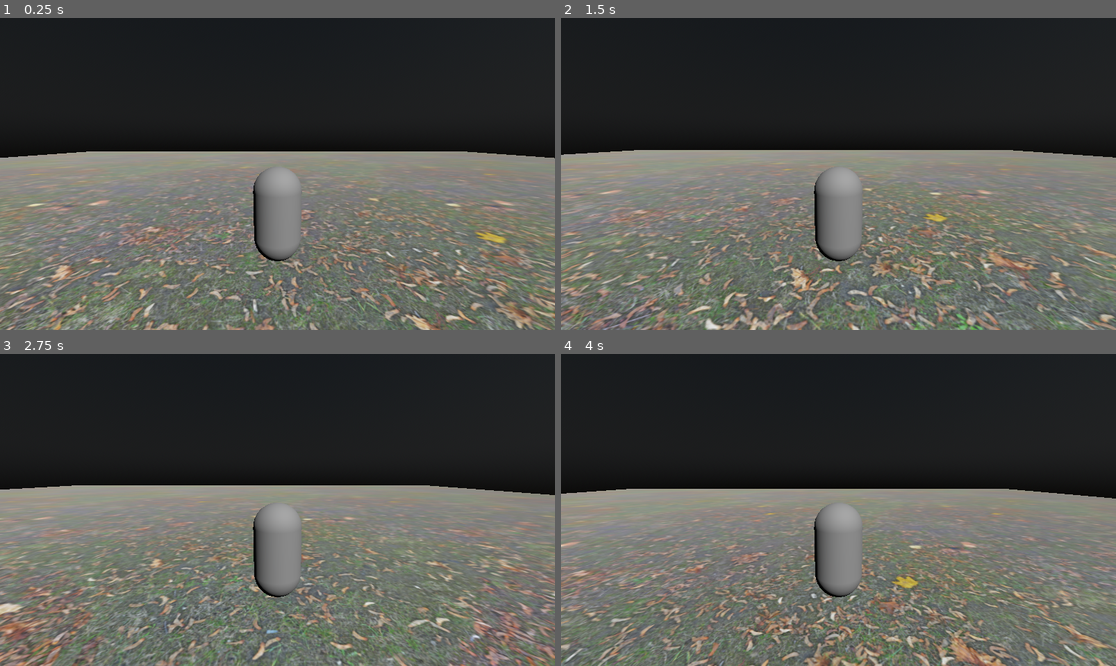
Above: before the commit, frames 1-4 (two rows, left to right).
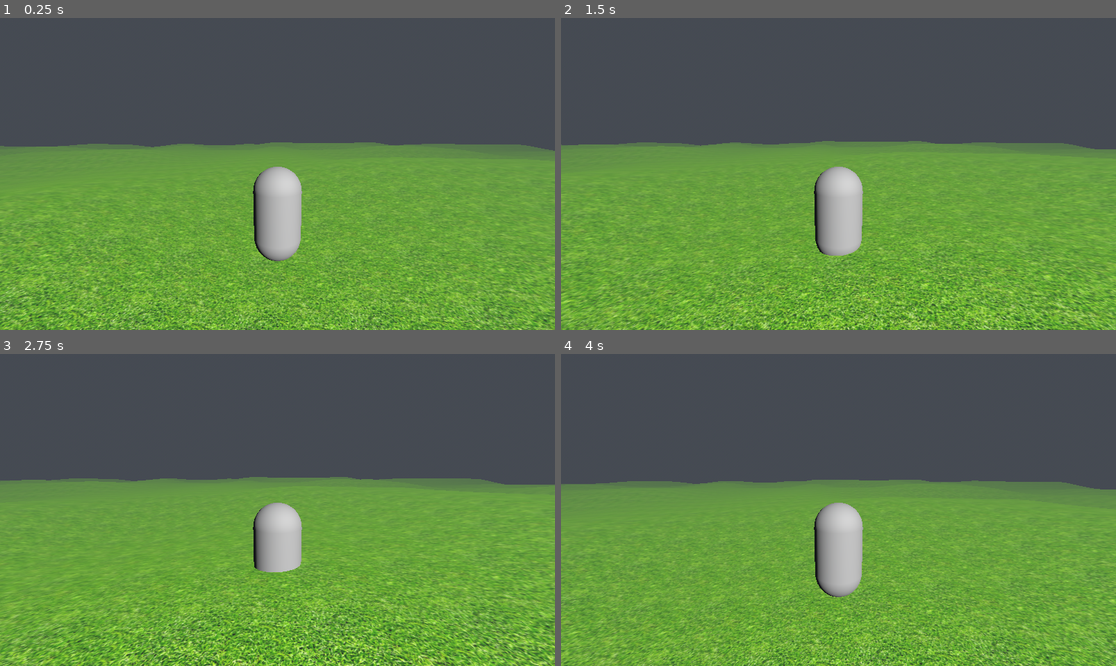
Above: after the commit, the same moments.

Repository: shashwtd/overglade-game
Game: Godot game, scene res://0yak_scenes/world.tscn
Same seed, same stepped clock (60 frames per second), same inputs: the game is played once before the commit and once after it.
Inputs:
- Up to frame 1 (0.25 s): no input
- Up to frame 2 (1.5 s): tap Enter (ui_accept) at 0.5, 0.77 s; hold Right (ui_right) 0.53-1.28 s; tap Alt at 0.6 s; hold Down (ui_down) from 1.28 s (still down); tap Shift at 1.35 s
- Up to frame 3 (2.75 s): tap Enter (ui_accept) at 1.52 s; release Down (ui_down) at 2.03 s; hold Right (ui_right) from 2.03 s (still down); tap Alt at 2.1 s
- Up to frame 4 (4 s): release Right (ui_right) at 2.78 s; hold Up (ui_up) 2.78-3.53 s; tap Shift at 2.85 s; tap Enter (ui_accept) at 3.02, 3.77 s; hold Left (ui_left) from 3.53 s (still down); tap Alt at 3.6 s

The runs differ from the first frame. In frame 1, 100% of the frame differs, in the area x 0-100%, y 0-100%; in frame 2, 100%; in frame 3, 100%; in frame 4, 100%.

Commit message:
finally made the ground bumpy, added a texture, used noise + shaders, some fog, some sun, etc..

Diff:
--- /dev/null
+++ b/0yak__assets/shaders/spatial.gdshader
@@ -0,0 +1,39 @@
+shader_type spatial;
+
+uniform sampler2D albedo_texture;
+uniform float height_scale = 4.0;
+uniform float noise_scale = 0.05;
+uniform float uv_scale = 10;
+
+float hash(vec2 p) {
+	return fract(sin(dot(p, vec2(127.1, 311.7))) * 43758.5453);
+}
+
+float noise(vec2 p) {
+	vec2 i = floor(p);
+	vec2 f = fract(p);
+
+	float a = hash(i);
+	float b = hash(i + vec2(1.0, 0.0));
+	float c = hash(i + vec2(0.0, 1.0));
+	float d = hash(i + vec2(1.0, 1.0));
+
+	vec2 u = f * f * (3.0 - 2.0 * f);
+
+	return mix(a, b, u.x) +
+		   (c - a) * u.y * (1.0 - u.x) +
+		   (d - b) * u.x * u.y;
+}
+
+void vertex() {
+	float n = noise(VERTEX.xz * noise_scale);
+	VERTEX.y += n * height_scale;
+}
+
+void fragment() {
+	vec2 tiled_uv = UV * uv_scale;
+	ALBEDO = texture(albedo_texture, tiled_uv).rgb;
+	ROUGHNESS = 0.9;
+	METALLIC = 0.0;
+
+}
--- /dev/null
+++ b/0yak_scenes/bumpy_ground.tres
@@ -0,0 +1,12 @@
+[gd_resource type="ShaderMaterial" load_steps=3 format=3 uid="uid://dspb48gnpqxx0"]
+
+[ext_resource type="Shader" uid="uid://0w5wpvw01g5y" path="res://0yak__assets/shaders/spatial.gdshader" id="1_mt14s"]
+[ext_resource type="Texture2D" uid="uid://dfd8yelognkpg" path="res://0yak__assets/textures/153_artificial green grass texture-seamless.jpg" id="2_tkopi"]
+
+[resource]
+render_priority = 0
+shader = ExtResource("1_mt14s")
+shader_parameter/albedo_texture = ExtResource("2_tkopi")
+shader_parameter/height_scale = 1.8
+shader_parameter/noise_scale = 0.13
+shader_parameter/uv_scale = 58.675
--- a/0yak_scenes/world.tscn
+++ b/0yak_scenes/world.tscn
@@ -1,26 +1,28 @@
-[gd_scene load_steps=9 format=3 uid="uid://dj67c7fksx5vg"]
+[gd_scene load_steps=8 format=3 uid="uid://dj67c7fksx5vg"]
 
-[ext_resource type="Texture2D" uid="uid://bf016as7dgq1a" path="res://0yak__assets/textures/Ground020_1K-JPG_Color.jpg" id="2_ooxyy"]
+[ext_resource type="Material" uid="uid://dspb48gnpqxx0" path="res://0yak_scenes/bumpy_ground.tres" id="2_ooxyy"]
 [ext_resource type="PackedScene" uid="uid://btc1nikv64jww" path="res://0yak_scenes/player.tscn" id="2_vjc5l"]
 
 [sub_resource type="BoxShape3D" id="BoxShape3D_gv5m4"]
 size = Vector3(50, 1, 50)
 
 [sub_resource type="PlaneMesh" id="PlaneMesh_gv5m4"]
-size = Vector2(80, 80)
+size = Vector2(100, 100)
+subdivide_width = 200
+subdivide_depth = 200
 
-[sub_resource type="StandardMaterial3D" id="StandardMaterial3D_gv5m4"]
-albedo_texture = ExtResource("2_ooxyy")
-uv1_scale = Vector3(4.48, 4.48, 4.48)
-
-[sub_resource type="PhysicalSkyMaterial" id="PhysicalSkyMaterial_gv5m4"]
+[sub_resource type="PhysicalSkyMaterial" id="PhysicalSkyMaterial_vjc5l"]
 
 [sub_resource type="Sky" id="Sky_gv5m4"]
-sky_material = SubResource("PhysicalSkyMaterial_gv5m4")
+sky_material = SubResource("PhysicalSkyMaterial_vjc5l")
 
 [sub_resource type="Environment" id="Environment_gv5m4"]
 background_mode = 2
 sky = SubResource("Sky_gv5m4")
+fog_enabled = true
+fog_light_energy = 0.26
+fog_sun_scatter = 0.05
+fog_density = 0.02
 
 [node name="World" type="Node3D"]
 
@@ -35,11 +37,11 @@
 
 [node name="MeshInstance3D" type="MeshInstance3D" parent="Ground"]
 mesh = SubResource("PlaneMesh_gv5m4")
-surface_material_override/0 = SubResource("StandardMaterial3D_gv5m4")
+surface_material_override/0 = ExtResource("2_ooxyy")
 
 [node name="DirectionalLight3D" type="DirectionalLight3D" parent="."]
-transform = Transform3D(0.866025, -0.353553, 0.353553, 0, 0.707107, 0.707107, -0.5, -0.612372, 0.612372, 0, 30, 0)
-light_energy = 1.2
+transform = Transform3D(0.866025, -0.25, 0.433013, 0, 0.866025, 0.5, -0.5, -0.433013, 0.75, 0, 30, 0)
+light_energy = 2.223
 
 [node name="WorldEnvironment" type="WorldEnvironment" parent="."]
 environment = SubResource("Environment_gv5m4")
--- /dev/null
+++ b/Test.tscn
@@ -0,0 +1,10 @@
+[gd_scene load_steps=2 format=3 uid="uid://dnnka5th1gldj"]
+
+[ext_resource type="Texture2D" uid="uid://ocqr4kaowgws" path="res://icon.svg" id="1_mtyf4"]
+
+[node name="Node2D" type="Node2D"]
+
+[node name="Sprite2D" type="Sprite2D" parent="."]
+texture = ExtResource("1_mtyf4")
+
+[node name="Node2D" type="Node2D" parent="."]
Not shown, added: 0yak__assets/shaders/spatial.gdshader.uid
Binary file added: 0yak__assets/textures/153_artificial green grass texture-seamless.jpg
Not shown, added: 0yak__assets/textures/153_artificial green grass texture-seamless.jpg.import
Binary file added: 0yak__assets/textures/mountain-ground-soil-1024x1024.jpg
Not shown, added: 0yak__assets/textures/mountain-ground-soil-1024x1024.jpg.import
